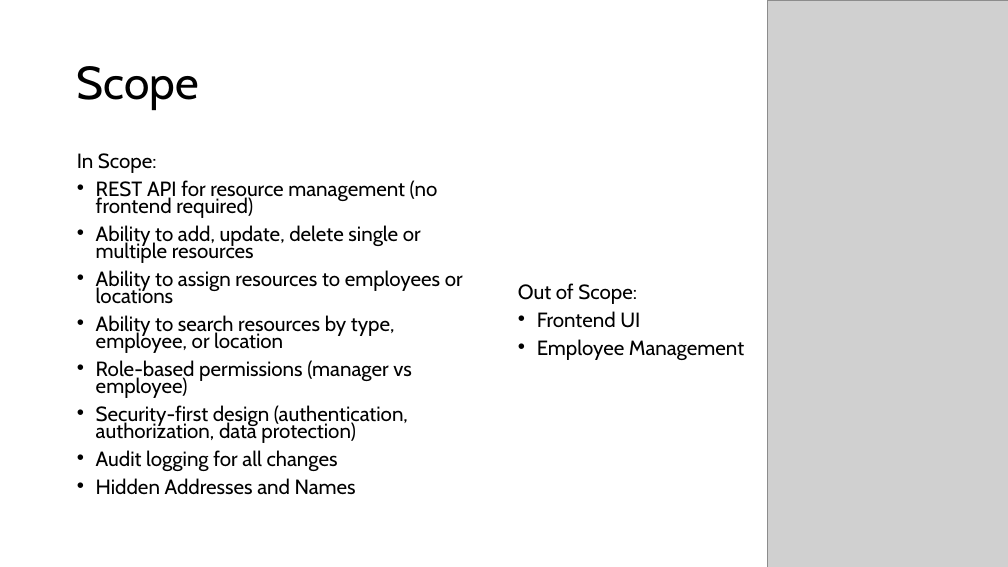
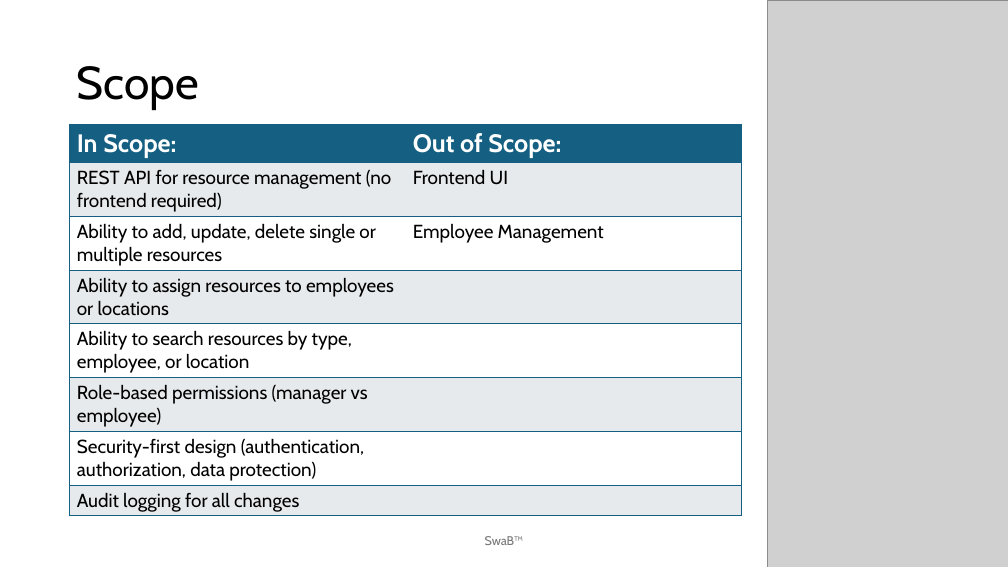
Before and after one commit to cwarstler24/NextGenTeamBlue, a slide deck: slide 10 of Documentation/Vision Document PowerPoint.pptx (slide 8 before the commit). Drawn at 1008x567 pixels with LibreOffice and Linux fonts; fonts in the diff are those of the drawing; grey boxes stand for pictures. Boxes give left, top, right and bottom in pixels: in the first picture for what was removed or moved away, otherwise in the second. Text is boxed around its words. In the diff, an @@ line names an element or a change of style, - is before the commit and + after.

```diff
--- a/Documentation/Vision Document PowerPoint.pptx
+++ b/Documentation/Vision Document PowerPoint.pptx
@@ table added at [70,125,741,516], 8 rows, 2 columns @@
+In Scope: | Out of Scope:
+REST API for resource management (no frontend required) | Frontend UI
+Ability to add, update, delete single or multiple resources | Employee Management
+Ability to assign resources to employees or locations | 
+Ability to search resources by type, employee, or location | 
+Role-based permissions (manager vs employee) | 
+Security-first design (authentication, authorization, data protection) | 
+Audit logging for all changes | 
@@ text removed at [77,153,463,495] @@
-In Scope:
-• REST API for resource management (no frontend required)
-• Ability to add, update, delete single or multiple resources
-• Ability to assign resources to employees or locations
-• Ability to search resources by type, employee, or location
-• Role-based permissions (manager vs employee)
-• Security-first design (authentication, authorization, data protection)
-• Audit logging for all changes
-• Hidden Addresses and Names
@@ text removed at [518,283,744,360] @@
-Out of Scope:
-• Frontend UI
-• Employee Management
@@ text added at [485,536,524,545], 12 pt, text #797979 @@
+SwaB™
```
Also in this commit, not shown: 12 other slides changed, 5 slides added, 1 slide removed, 2 other files.
